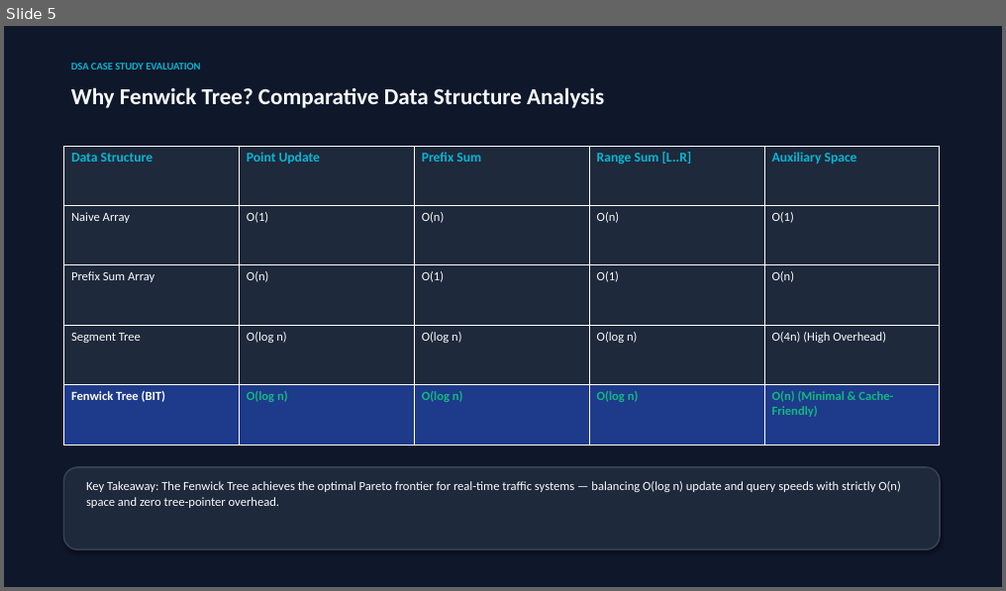
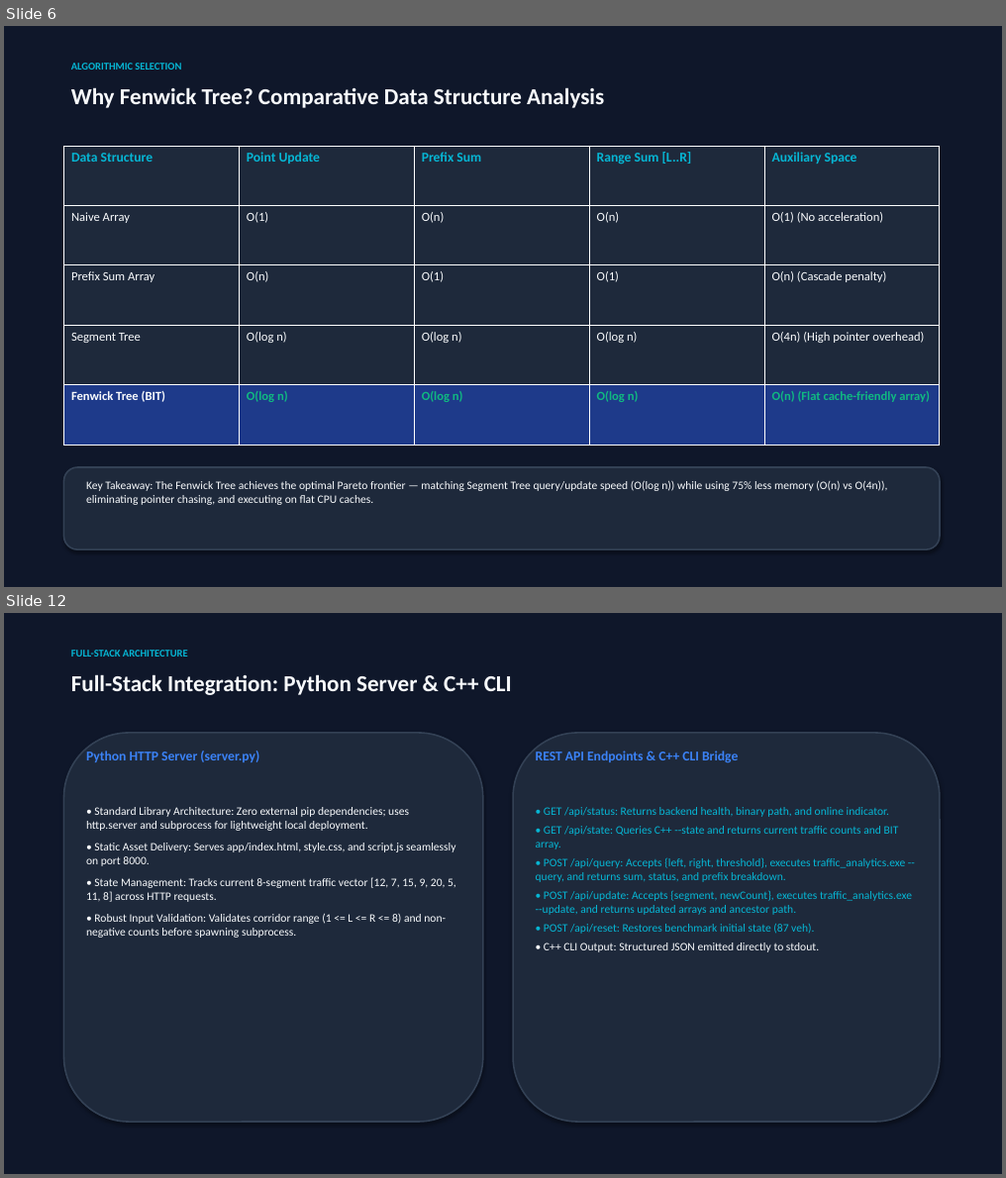
Before and after one commit to Jeyadev3/FlowGrid_Traffic_Analytics, a slide deck: presentation/Fenwick_Tree_Case_Study.pptx. Shown one above the other, each under a label of ours: slide 5 before the commit, slides 6 and 12 after it; the slides between them are not shown. The pictures are 1006x591 and 1006x1178 pixels, drawn with LibreOffice and Linux fonts; fonts in the diff are those of the drawing. Boxes give left, top, right and bottom in pixels: in the first picture for what was removed or moved away, otherwise in the second. Text is boxed around its words. In the diff, an @@ line names an element or a change of style, - is before the commit and + after.

Commit message:
docs: update Fenwick Tree case study presentation with Member 4 integration

```diff
--- a/presentation/Fenwick_Tree_Case_Study.pptx
+++ b/presentation/Fenwick_Tree_Case_Study.pptx
@@ slide 12 added at [4, 613, 1002, 1174], background #0F172A @@
@@ text added at [71, 650, 188, 657], 10 pt, text #06B6D4, bold @@
+FULL-STACK ARCHITECTURE
@@ text added at [71, 674, 512, 695], 22 pt, text #F8FAFC, bold @@
+Full-Stack Integration: Python Server & C++ CLI
@@ rounded rectangle added at [63, 733, 483, 1122], fill #1E293B, outline #334155 1.5 pt @@
@@ text added at [86, 751, 259, 762], 13 pt, text #3B82F6, bold @@
+Python HTTP Server (server.py)
@@ rounded rectangle added at [513, 733, 940, 1122], fill #1E293B, outline #334155 1.5 pt @@
@@ text added at [536, 751, 738, 763], 13 pt, text #3B82F6, bold @@
+REST API Endpoints & C++ CLI Bridge
@@ text added at [86, 807, 456, 938], 11 pt, text #F8FAFC @@
+• Standard Library Architecture: Zero external pip dependencies; uses http.server and subprocess for lightweight local deployment.
+• Static Asset Delivery: Serves app/index.html, style.css, and script.js seamlessly on port 8000.
+• State Management: Tracks current 8-segment traffic vector [12, 7, 15, 9, 20, 5, 11, 8] across HTTP requests.
+• Robust Input Validation: Validates corridor range (1 <= L <= R <= 8) and non-negative counts before spawning subprocess.
@@ text added at [536, 807, 912, 953], 11 pt, text #06B6D4 @@
+• GET /api/status: Returns backend health, binary path, and online indicator.
+• GET /api/state: Queries C++ --state and returns current traffic counts and BIT array.
+• POST /api/query: Accepts {left, right, threshold}, executes traffic_analytics.exe --query, and returns sum, status, and prefix breakdown.
+• POST /api/update: Accepts {segment, newCount}, executes traffic_analytics.exe --update, and returns updated arrays and ancestor path.
+• POST /api/reset: Restores benchmark initial state (87 veh).
+• C++ CLI Output: Structured JSON emitted directly to stdout.
@@ what was slide 5 is now slide 6 @@
@@ slide 6 changed as well @@
@@ text at [71, 63, 181, 70]: text changed @@
-DSA CASE STUDY EVALUATION
+ALGORITHMIC SELECTION
@@ table at [63, 146, 940, 445] @@
-row 2, column 5: O(1)
+row 2, column 5: O(1) (No acceleration)
-row 3, column 5: O(n)
+row 3, column 5: O(n) (Cascade penalty)
-row 4, column 5: O(4n) (High Overhead)
+row 4, column 5: O(4n) (High pointer overhead)
-row 5, column 5: O(n) (Minimal & Cache-Friendly)
+row 5, column 5: O(n) (Flat cache-friendly array)
@@ text at [86, 480, 888, 505]: text changed; size 12 to 11 pt @@
-Key Takeaway: The Fenwick Tree achieves the optimal Pareto frontier for real-time traffic systems — balancing O(log n) update and query speeds with strictly O(n) space and zero tree-pointer overhead.
+Key Takeaway: The Fenwick Tree achieves the optimal Pareto frontier — matching Segment Tree query/update speed (O(log n)) while using 75% less memory (O(n) vs O(4n)), eliminating pointer chasing, and executing on flat CPU caches.
```
Also in this commit, not shown: 9 other slides changed, 5 other slides added, 4 slides removed, 2 other files.
